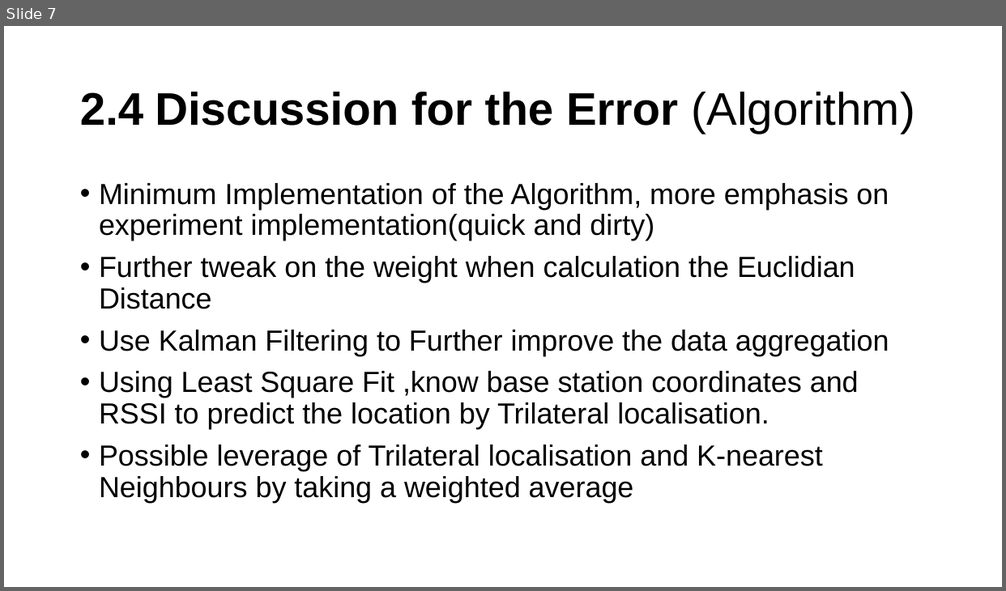
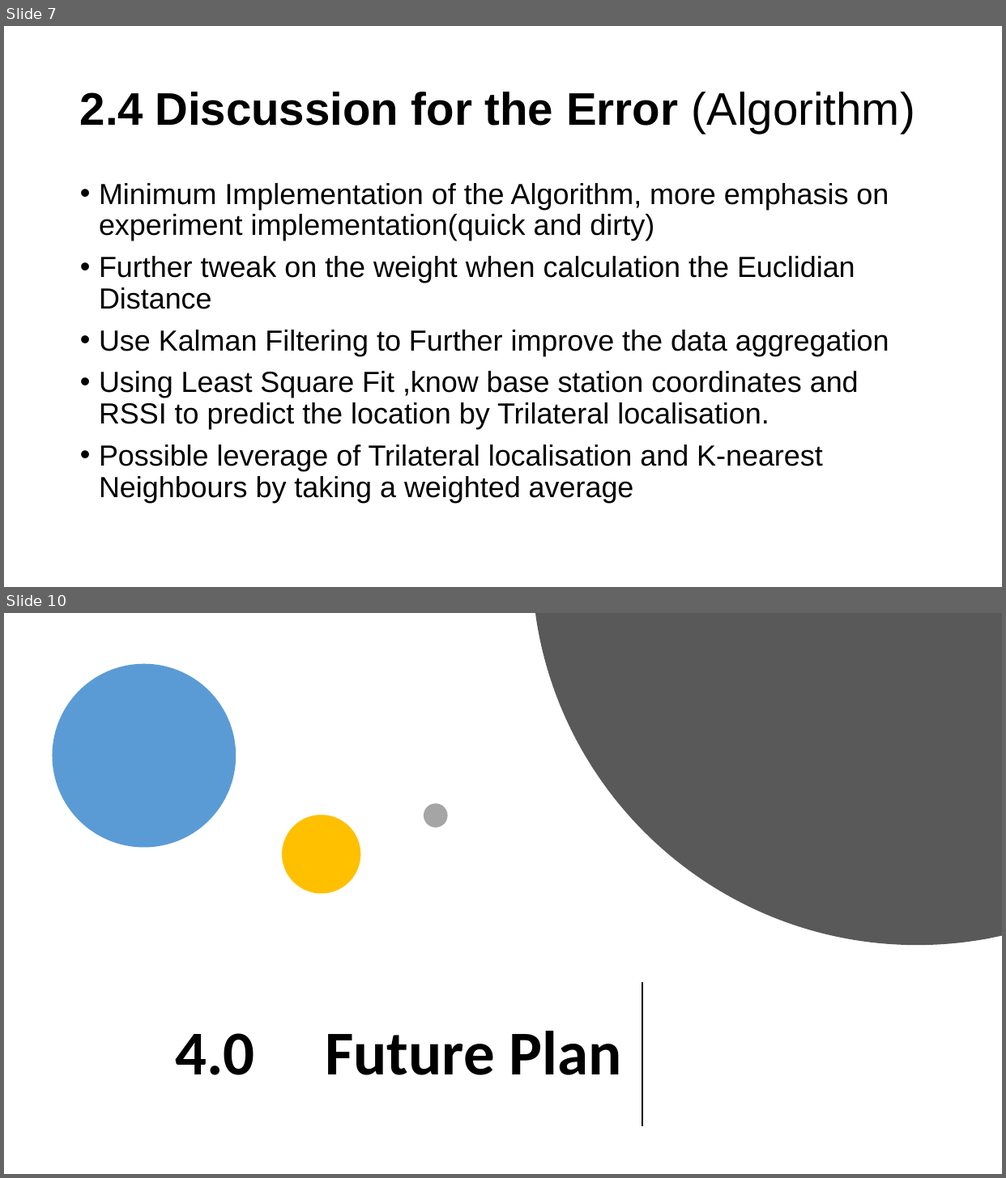
Before and after one commit to xzho2604/iot_project, a slide deck: report/iot_presentation2.pptx. Shown one above the other, each under a label of ours: slide 7 before the commit, slides 7 and 10 after it; the slides between them are not shown. The pictures are 1006x591 and 1006x1178 pixels, drawn with LibreOffice and Linux fonts; fonts in the diff are those of the drawing. Boxes give left, top, right and bottom in pixels: in the first picture for what was removed or moved away, otherwise in the second. Text is boxed around its words. In the diff, an @@ line names an element or a change of style, - is before the commit and + after.

```diff
--- a/report/iot_presentation2.pptx
+++ b/report/iot_presentation2.pptx
@@ slide 10 added at (4,613,1002,1174), background #FFFFFF @@
@@ freeform shape added at (535,613,1002,945), fill #595959 @@
@@ ellipse added at (52,664,236,847), fill #5B9BD5 @@
@@ ellipse added at (424,804,448,828), fill #A5A5A5 @@
@@ ellipse added at (282,815,360,894), fill #FFC000 @@
@@ line added from (642, 983) to (642, 1126), #000000 1.5 pt @@
@@ title added at (175,1031,621,1076), 60 pt, text #000000, bold @@
+4.0 Future Plan
```
Also in this commit, not shown: 5 other slides added.
